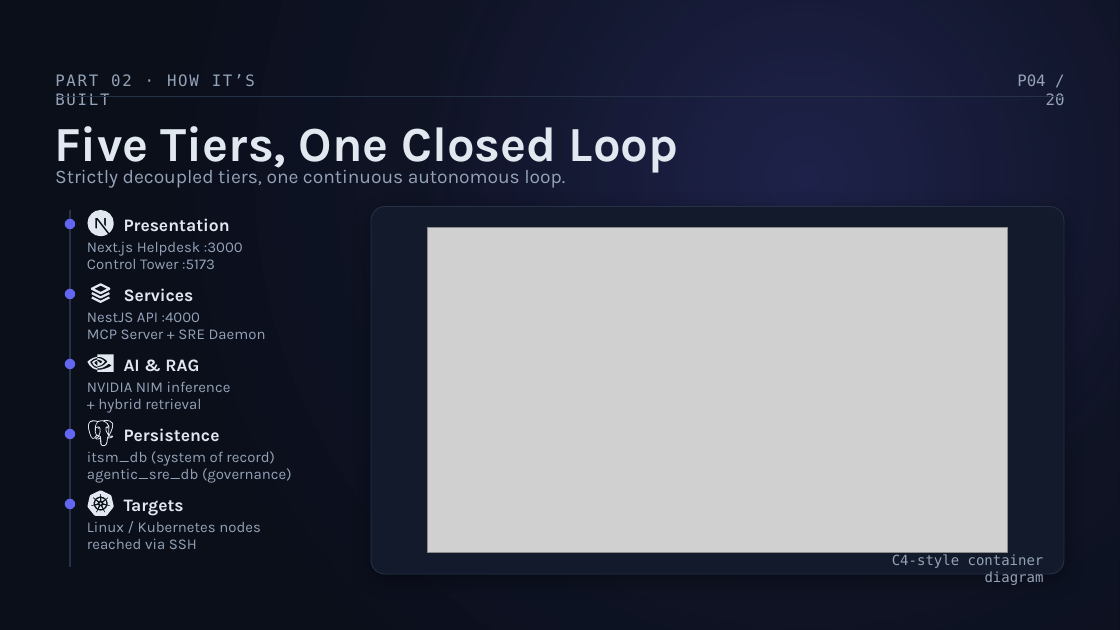
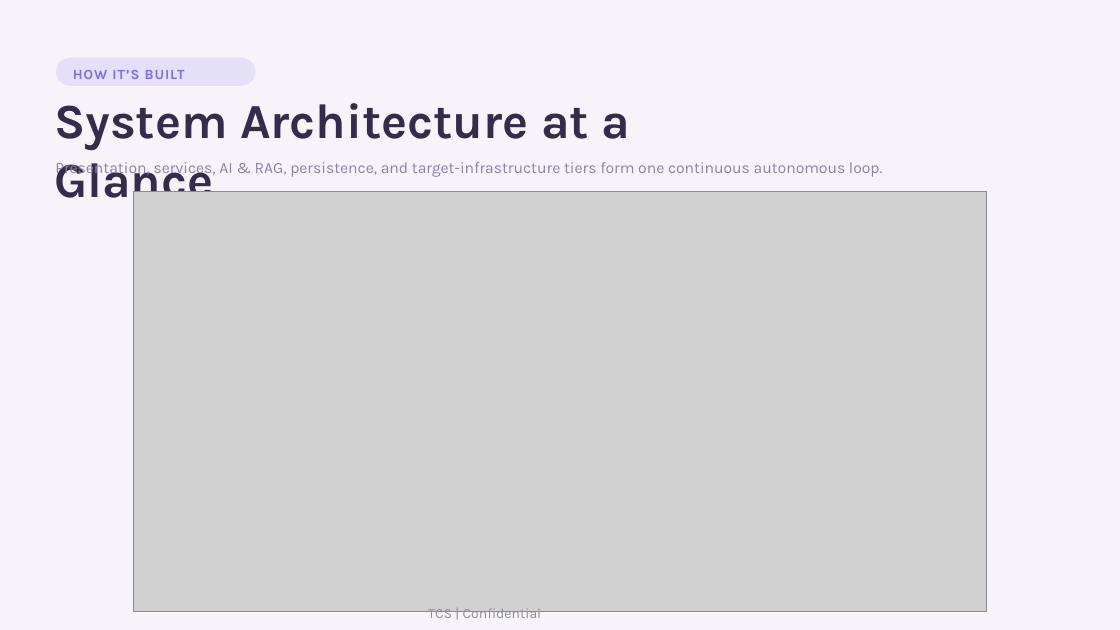
Before and after one commit to Venuvgp19/ITSM-Agentic, a slide deck: slide 4 of itsm_agentic_platform_20260904_004722.pptx. Drawn at 1120x630 pixels with LibreOffice and Linux fonts; fonts in the diff are those of the drawing; grey boxes stand for pictures. Boxes give left, top, right and bottom in pixels: in the first picture for what was removed or moved away, otherwise in the second. Text is boxed around its words. In the diff, an @@ line names an element or a change of style, - is before the commit and + after.

```diff
--- a/itsm_agentic_platform_20260904_004722.pptx
+++ b/itsm_agentic_platform_20260904_004722.pptx
@@ background #0B0F1A to #F6F3FB @@
@@ rectangle removed at (0, 0, 1120, 630) @@
@@ rounded rectangle added at (56, 58, 256, 86), fill #7C6FE0 at 14% opacity @@
@@ text at (73, 70, 185, 79): text changed; size 13.5 to 12 pt; font DejaVu Sans Mono to Karla; text colour #94A3B8 to #7C6FE0; bold on @@
-PART 02 · HOW IT’S BUILT
+HOW IT’S BUILT
@@ text removed at (1017, 74, 1065, 105) @@
-P04 / 20
@@ text added at (54, 103, 631, 209), 42 pt, text #332D4A, bold @@
+System Architecture at a Glance
@@ freeform shape removed at (56, 97, 1065, 97) @@
@@ text at (55, 162, 882, 179): text changed; size 42 to 13.5 pt; text colour #E2E8F0 to #8A84A0; bold off @@
-Five Tiers, One Closed Loop
+Presentation, services, AI & RAG, persistence, and target-infrastructure tiers form one continuous autonomous loop.
@@ text removed at (55, 165, 565, 188) @@
-Strictly decoupled tiers, one continuous autonomous loop.
@@ picture added at (134, 192, 986, 612) @@
@@ rounded rectangle removed at (371, 207, 1065, 575) @@
@@ picture removed at (428, 228, 1007, 553) @@
@@ group removed at (65, 210, 292, 567): 10 texts, 8 freeform shapes, 5 ellipses @@
-Presentation
-Next.js Helpdesk :3000
-Control Tower :5173
-Services
-NestJS API :4000
-MCP Server + SRE Daemon
-AI & RAG
-NVIDIA NIM inference
-+ hybrid retrieval
-Persistence
-itsm_db (system of record)
-agentic_sre_db (governance)
-Targets
-Linux / Kubernetes nodes
-reached via SSH
@@ text removed at (892, 554, 1044, 585) @@
-C4-style container diagram
@@ text added at (428, 609, 542, 622), 12 pt, text #908F96 @@
+TCS | Confidential
```
Also in this commit, not shown: 14 other slides changed, 5 slides added, 5 slides removed.
